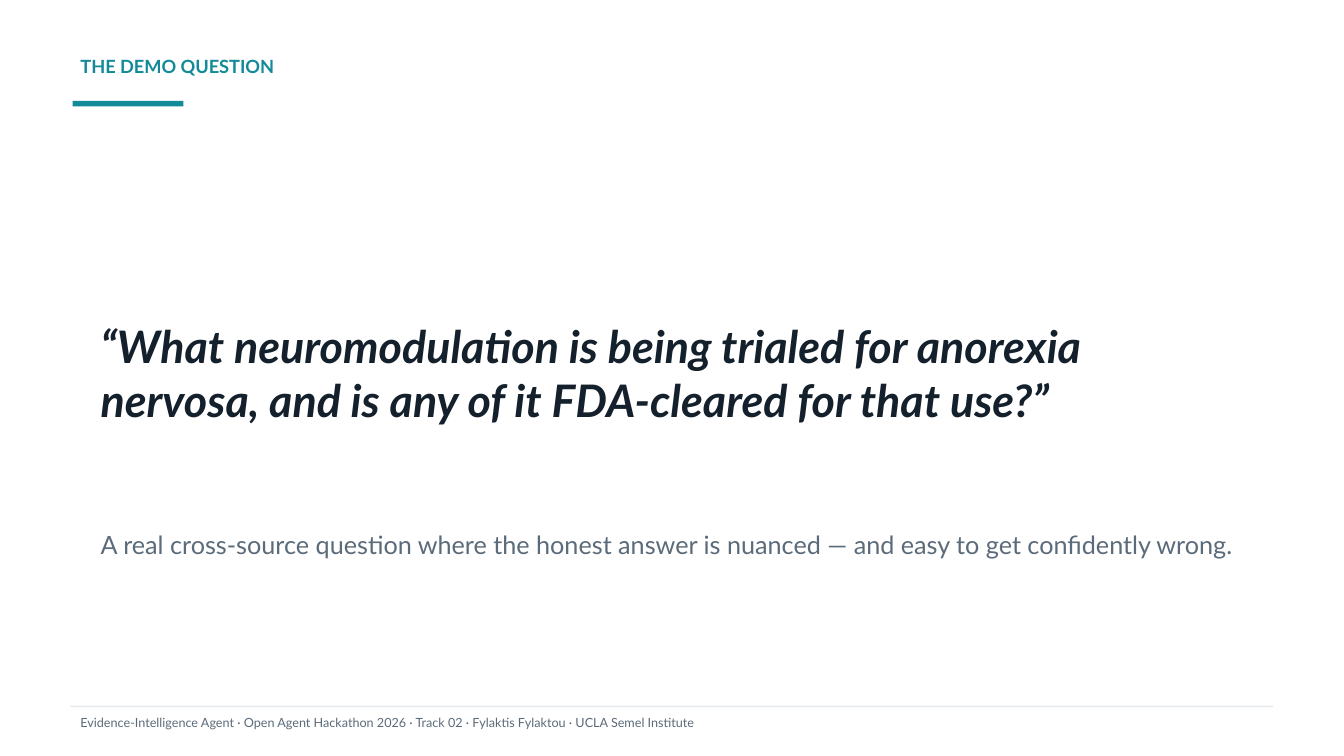
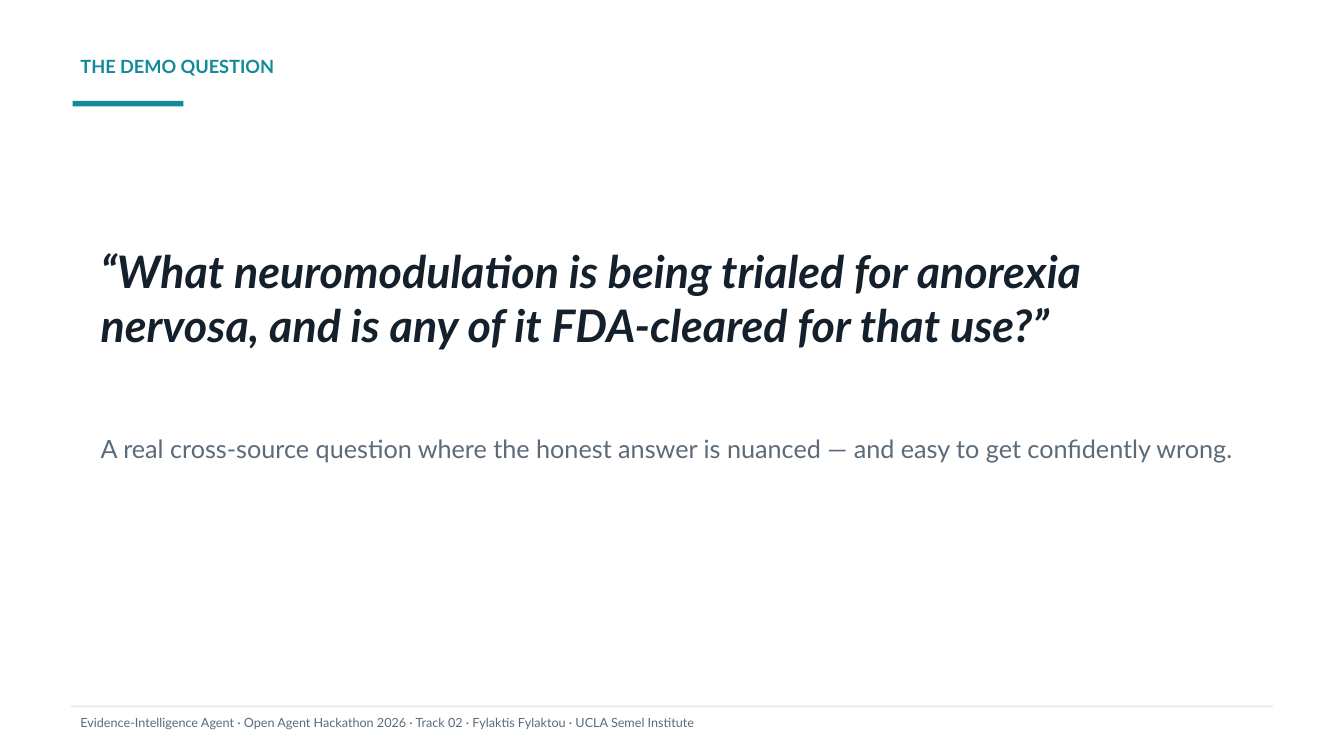
Before and after one commit to ffylaktis/open-agent-hack, a slide deck: slide 3 of deck/Evidence-Intelligence-Agent.pptx. Drawn at 1344x756 pixels with LibreOffice and Linux fonts; fonts in the diff are those of the drawing. Boxes give left, top, right and bottom in pixels: in the first picture for what was removed or moved away, otherwise in the second. Text is boxed around its words. In the diff, an @@ line names an element or a change of style, - is before the commit and + after.

```diff
--- a/deck/Evidence-Intelligence-Agent.pptx
+++ b/deck/Evidence-Intelligence-Agent.pptx
@@ text "“What neuromodulation is being trialed ...": place and size @@
-text "“What neuromodulation is being trialed ..." at bbox=[101, 328, 1081, 425]
+text "“What neuromodulation is being trialed ..." at bbox=[101, 253, 1081, 350]
@@ text "A real cross-source question where ...": place and size @@
-text "A real cross-source question where ..." at bbox=[101, 535, 1232, 558]
+text "A real cross-source question where ..." at bbox=[101, 439, 1232, 463]
```
Also in this commit, not shown: 6 other slides changed, 1 other file.
